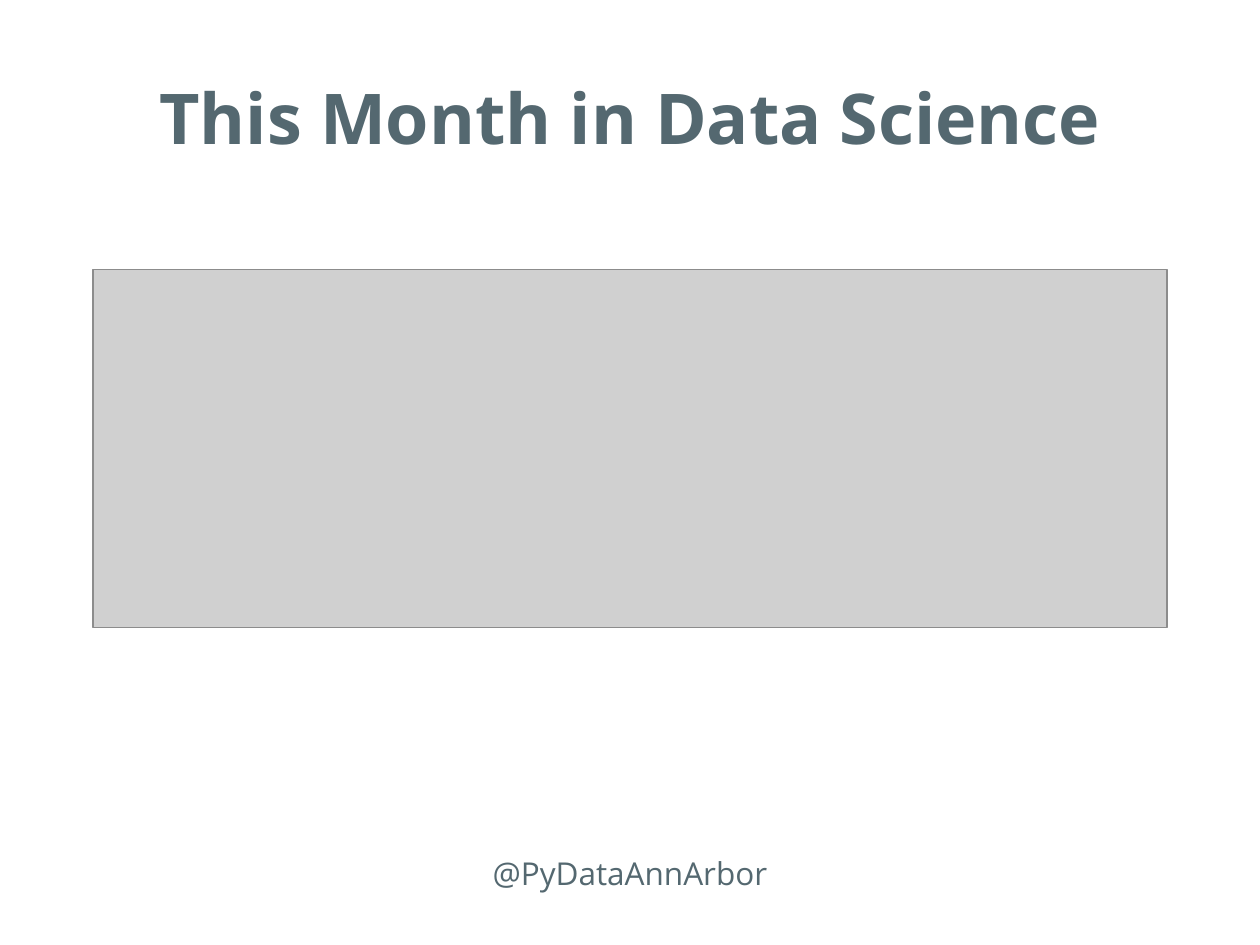
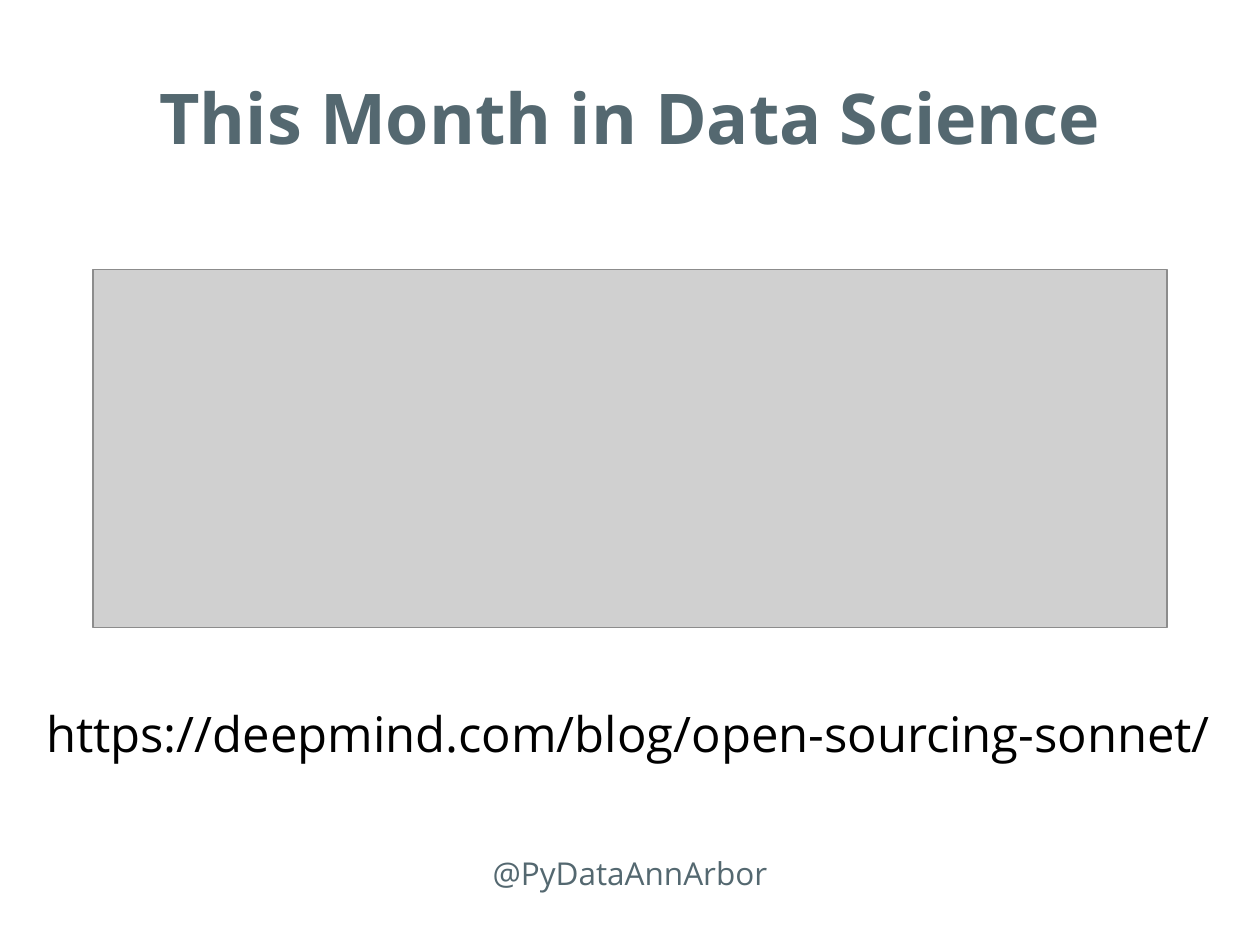
Before and after one commit to PyDataAnnArbor/Meetup, a slide deck: slide 7 of talks/20170413/20170413-PyDataIntro.pptx. Drawn at 1260x945 pixels with LibreOffice and Linux fonts; fonts in the diff are those of the drawing; grey boxes stand for pictures; background and template pictures are left out. Boxes give left, top, right and bottom in pixels: in the first picture for what was removed or moved away, otherwise in the second. Text is boxed around its words. In the diff, an @@ line names an element or a change of style, - is before the commit and + after.

Commit message:
Added link to Deepmind Sonnet

```diff
--- a/talks/20170413/20170413-PyDataIntro.pptx
+++ b/talks/20170413/20170413-PyDataIntro.pptx
@@ text added at <box>46,714,1210,764</box>, 28 pt, text #000000 @@
+https://deepmind.com/blog/open-sourcing-sonnet/
```
Also in this commit, not shown: 1 other file.
